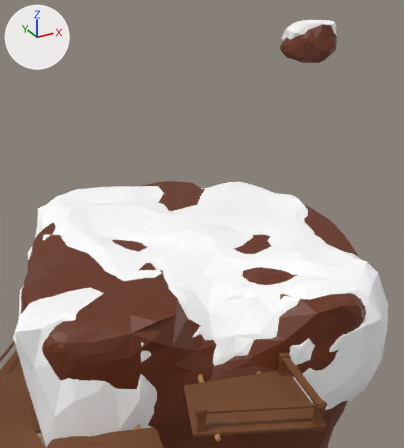
Renders of the FBX model Progetto/Assets/Modelli/Terrain/TerzoLivello/Tre_Isola6.fbx from each side of a commit.
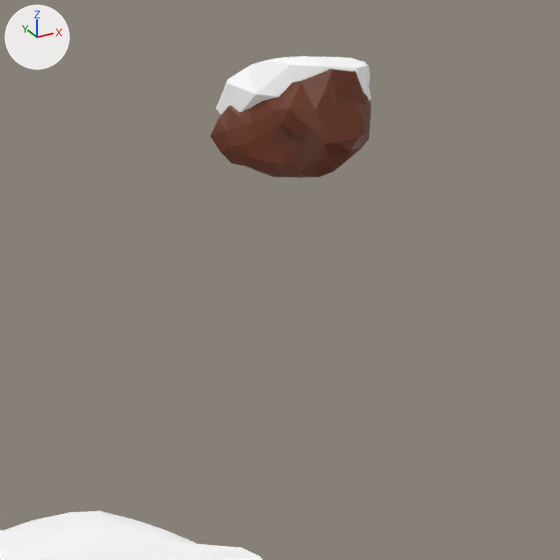
The first picture shows the older version from a 50 mm lens placed at (-0.849, 0.091, 6.737), pointed at (0.006, 1.645, 5.96). The close-ups show both versions on the part from 51% to 100% of the width and 0% to 44% of the height of that picture. The axes (+X, +Y, +Z) are drawn at upper left. The lights are the same throughout. Where no turn or scale is listed for an object, it has been applied to the vertices.

Before the edit, the objects in view are built like this:
```python
me_plane_001 = bpy.data.meshes.new('Plane.001')
me_plane_001.from_pydata(...)  # 951 vertices, 1898 faces; spans x -0.546..0.569, y -0.583..0.6, z -1.055..0.413
me_plane_001.materials.append(mat_neva)  # white #ffffff
me_sphere_000 = bpy.data.meshes.new('Sphere.000')
me_sphere_000.from_pydata(...)  # 132 vertices, 260 faces; spans x -0.094..0.085, y -0.094..0.083, z -0.065..0.07
me_sphere_000.materials.append(mat_baseterreno)  # brown #682d0f
me_sphere_001 = bpy.data.meshes.new('Sphere.001')
me_sphere_001.from_pydata(...)  # 246 vertices, 488 faces; spans x -0.079..0.081, y -0.088..0.076, z -0.073..0.044
me_sphere_001.materials.append(mat_neva)  # white #ffffff
ob_plane_019 = bpy.data.objects.new('Plane.019', me_plane_001)
ob_plane_019.location = (-0.155, 1.53, 5.616)
ob_sphere_034 = bpy.data.objects.new('Sphere.034', me_sphere_001)
ob_sphere_034.location = (0.465, 1.704, 6.564)
ob_sphere_035 = bpy.data.objects.new('Sphere.035', me_sphere_000)
ob_sphere_035.location = (0.462, 1.685, 6.534)
```
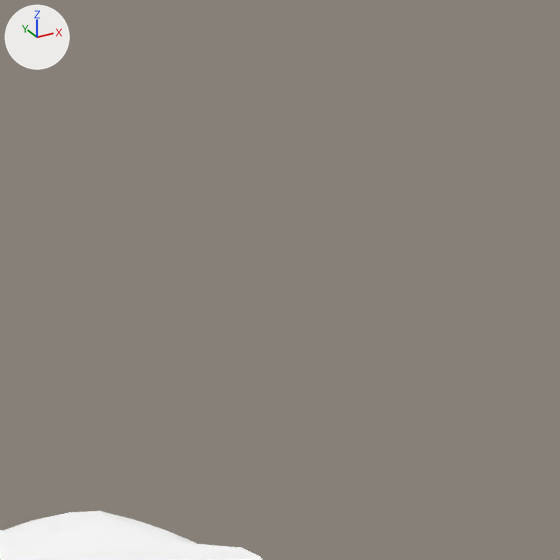
What differs and where, as boxes (x1, y1, x2, y2) in the close-ups (560 x 560 px):
```json
{"object": "Sphere.035", "change": "deleted", "before": [210, 59, 371, 178], "on screen": "brown"}
{"object": "Sphere.034", "change": "deleted", "before": [216, 56, 371, 115]}
```

The change, as JSON lines over the scene's bpy script:
```json
{"op": "remove", "block": "ob_sphere_035", "code": ["ob_sphere_035 = bpy.data.objects.new('Sphere.035', me_sphere_000)", "ob_sphere_035.location = (0.462, 1.685, 6.534)"]}
{"op": "remove", "block": "ob_sphere_034", "code": ["ob_sphere_034 = bpy.data.objects.new('Sphere.034', me_sphere_001)", "ob_sphere_034.location = (0.465, 1.704, 6.564)"]}
```
